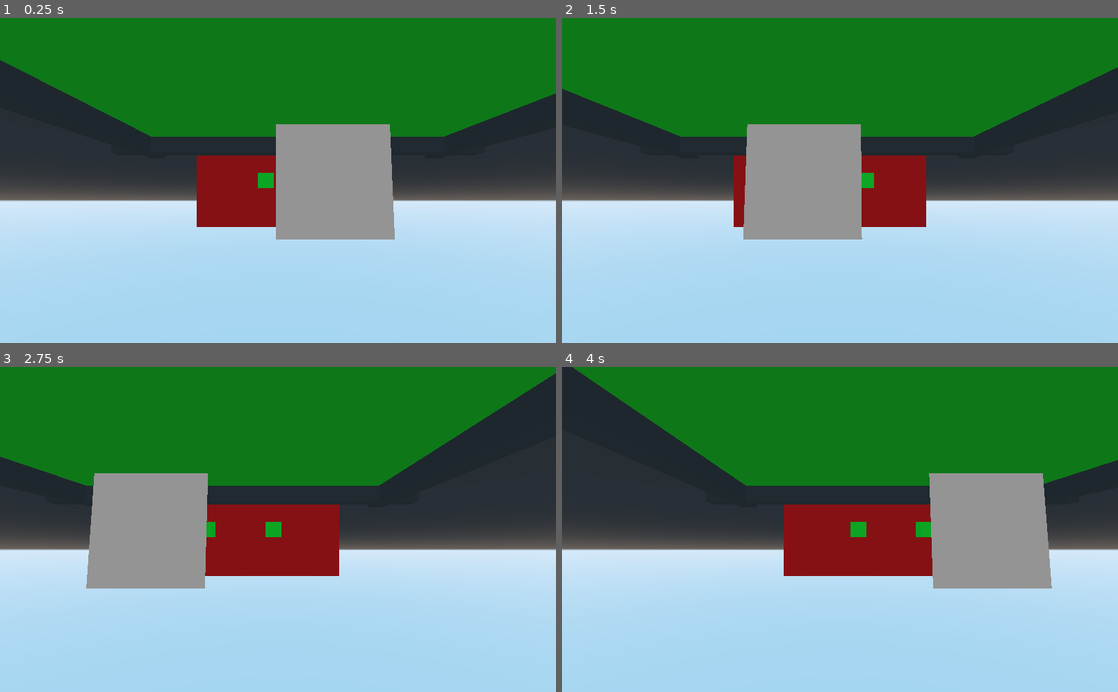
Above: before the commit, frames 1-4 (two rows, left to right).
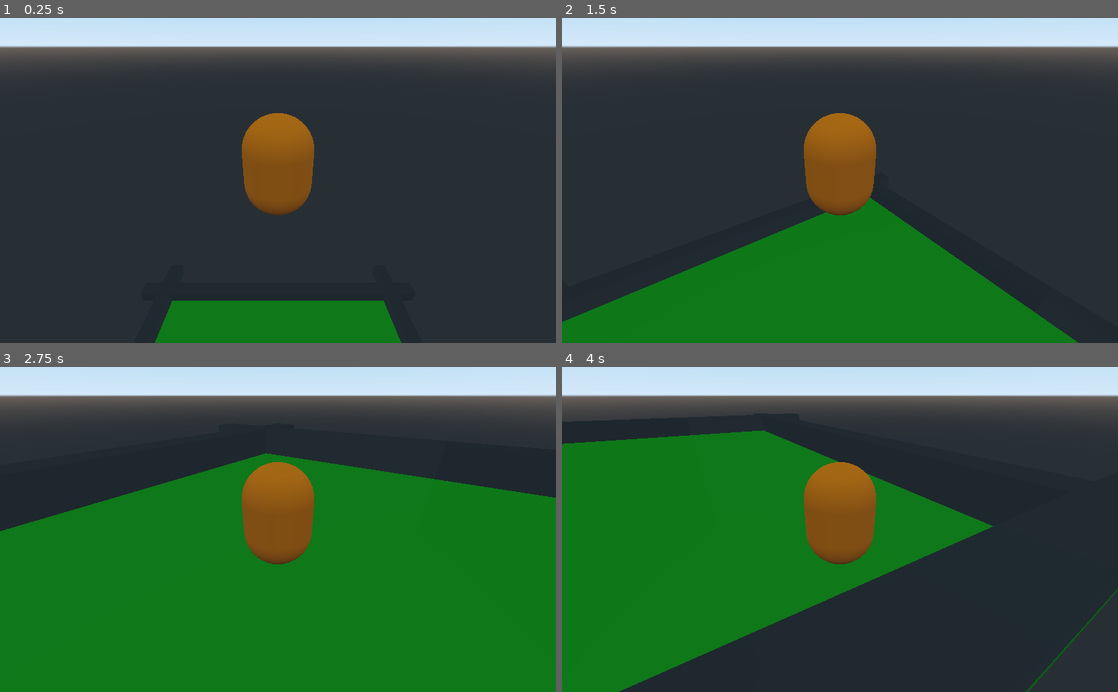
Above: after the commit, the same moments.

Repository: Ridote/godotExperiments3D
Game: Godot game, scene res://Scenes/Map1.tscn
Two runs of this game, one before a commit and one after it. Both use one fixed random seed, a clock stepped at 60 frames per second and the inputs below.
Inputs:
- Up to frame 1 (0.25 s): no input
- Up to frame 2 (1.5 s): hold Right (ui_right) 0.53-1.28 s; hold Down (ui_down) from 1.28 s (still down)
- Up to frame 3 (2.75 s): release Down (ui_down) at 2.03 s; hold Right (ui_right) from 2.03 s (still down)
- Up to frame 4 (4 s): release Right (ui_right) at 2.78 s; hold Up (ui_up) 2.78-3.53 s; hold Left (ui_left) from 3.53 s (still down)

The runs differ from the first frame. In frame 1, 85% of the frame differs, in the area x 0-100%, y 0-100%; in frame 2, 85%; in frame 3, 92%; in frame 4, 93%.

Commit message:
jajajajairo noob

Diff:
--- a/Laberinto/Scenes/Map1.tscn
+++ b/Laberinto/Scenes/Map1.tscn
@@ -27,4 +27,4 @@
 transform = Transform( 1, 0, 0, 0, 1, 0, 0, 0, 1, 0, 36, 0 )
 
 [node name="Portal" parent="." instance=ExtResource( 4 )]
-transform = Transform( 1, 0, 0, 0, -0.996195, 0.0871558, 0, -0.0871558, -0.996195, 0, 8, 0 )
+transform = Transform( 1, 0, 0, 0, 1, 0, 0, 0, 1, 0, 4, 0 )
--- a/Laberinto/Scenes/Portal.tscn
+++ b/Laberinto/Scenes/Portal.tscn
@@ -1,72 +1,16 @@
-[gd_scene load_steps=9 format=2]
+[gd_scene load_steps=3 format=2]
 
 [sub_resource type="ViewportTexture" id=1]
 viewport_path = NodePath("Viewport")
 
 [sub_resource type="GDScript" id=2]
 
-[sub_resource type="CubeMesh" id=3]
-
-[sub_resource type="SpatialMaterial" id=4]
-albedo_color = Color( 0, 1, 0.156863, 1 )
-
-[sub_resource type="CubeMesh" id=5]
-
-[sub_resource type="SpatialMaterial" id=6]
-albedo_color = Color( 1, 0, 0, 1 )
-
-[sub_resource type="GDScript" id=7]
-script/source = "extends Camera
-
-func _process(_delta):
-	get_tree().call_group(Constants.G_PORTALS, \"updateCamera\", global_transform)"
-
-[sub_resource type="Animation" id=8]
-length = 2.0
-loop = true
-tracks/0/type = "value"
-tracks/0/path = NodePath("Camera:translation")
-tracks/0/interp = 1
-tracks/0/loop_wrap = true
-tracks/0/imported = false
-tracks/0/enabled = true
-tracks/0/keys = {
-"times": PoolRealArray( 0, 1 ),
-"transitions": PoolRealArray( 1, 1 ),
-"update": 0,
-"values": [ Vector3( -6.4228, -7.64435e-008, 10 ), Vector3( 9.5772, -7.64435e-008, 10 ) ]
-}
-
 [node name="Spatial" type="Spatial"]
 
 [node name="Portal" type="Sprite3D" parent="."]
-transform = Transform( 1, 0, 0, 0, -0.996195, -0.0871558, 0, 0.0871558, -0.996195, 0, 0, 0 )
+transform = Transform( 1, 0, 0, 0, 1, 0, 0, 0, 1, 0, 0, 0 )
 texture = SubResource( 1 )
 script = SubResource( 2 )
-
-[node name="MeshInstance" type="MeshInstance" parent="."]
-transform = Transform( 1, 0, 0, 0, -4.37114e-008, -1, 0, 1, -4.37114e-008, 5, 3.41061e-013, -21 )
-mesh = SubResource( 3 )
-material/0 = SubResource( 4 )
-
-[node name="MeshInstance3" type="MeshInstance" parent="."]
-transform = Transform( 1, 0, 0, 0, -4.37114e-008, -1, 0, 1, -4.37114e-008, -4, 3.41061e-013, -21 )
-mesh = SubResource( 3 )
-material/0 = SubResource( 4 )
-
-[node name="MeshInstance2" type="MeshInstance" parent="."]
-transform = Transform( 15.35, 0, 0, 0, -3.23464e-007, -7.4, 0, 1, -4.37113e-008, 0, -7.95808e-013, -28 )
-mesh = SubResource( 5 )
-material/0 = SubResource( 6 )
-
-[node name="Camera" type="Camera" parent="."]
-transform = Transform( 1, 0, 0, 0, 1, 0, 0, 0, 1, 9.5772, -7.64435e-008, 10 )
-current = true
-script = SubResource( 7 )
-
-[node name="AnimationPlayer" type="AnimationPlayer" parent="."]
-autoplay = "cameraMove"
-anims/cameraMove = SubResource( 8 )
 
 [node name="Viewport" type="Viewport" parent="."]
 size = Vector2( 500, 500 )
